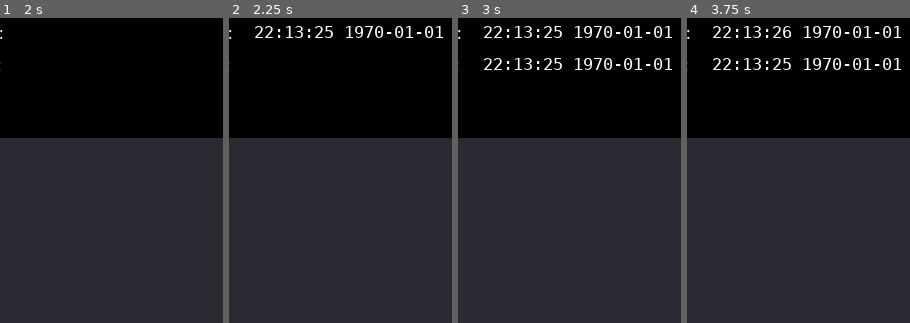
Above: before the commit, frames 1-4 (left to right).
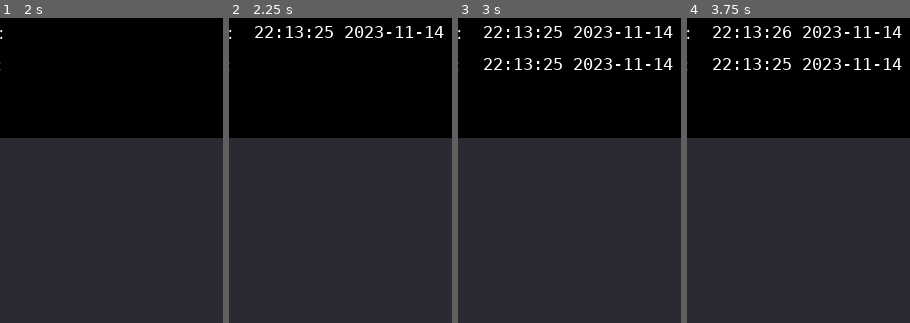
Above: after the commit, the same moments.

Repository: andrew-wilkes/godot-activity-timer
Game: Godot game, scene res://Main.tscn
The game is run twice, just before and just after one commit, with the same random seed, the same clock (stepped at 60 frames per second) and the same inputs.
Inputs (mouse positions are % of the whole screen's width and height, from its top left):
- Up to frame 1 (2 s): click (36, 4) at 0.5 s; click (50, 20) at 1.27 s; type "Alex" at 1.35 s; click (50, 78) at 1.5 s; type "12" at 1.58 s
- Up to frame 2 (2.25 s): click (63, 31) at 2 s
- Up to frame 3 (3 s): click (63, 31) at 2.75 s
- Up to frame 4 (3.75 s): click (63, 31) at 3.5 s
The pictures show only the part of the screen within x 27-77%, y 38-88%; the shares and areas given below are measured in that part.

Frame 1 is identical in both runs. In frame 2, 0.6% of the frame differs, in the area x 52-97%, y 2-7%; in frame 3, 1.3%, in the area x 52-97%, y 2-18%; in frame 4, 1.3%.

Commit message:
Use datetime function

Diff:
--- a/src/ActivityList.gd
+++ b/src/ActivityList.gd
@@ -58,7 +58,7 @@
 	if num_bars > 0:
 		var base = get_child(num_bars)
 		var sep = get("custom_constants/separation")
-		# Account for the extra margin y sizes set in main.gd = 50
+		# The top and bottom margins subtract 50 from the safe area height
 		var limit = OS.get_window_safe_area().size.y - 50.0 - sep - base.rect_size.y
 		if base.margin_bottom > limit:
 			$Menu/Add.visible = false
--- a/src/data.gd
+++ b/src/data.gd
@@ -59,4 +59,4 @@
 
 
 func get_time_secs():
-	return OS.get_unix_time_from_datetime(OS.get_time())
+	return OS.get_unix_time_from_datetime(OS.get_datetime())
